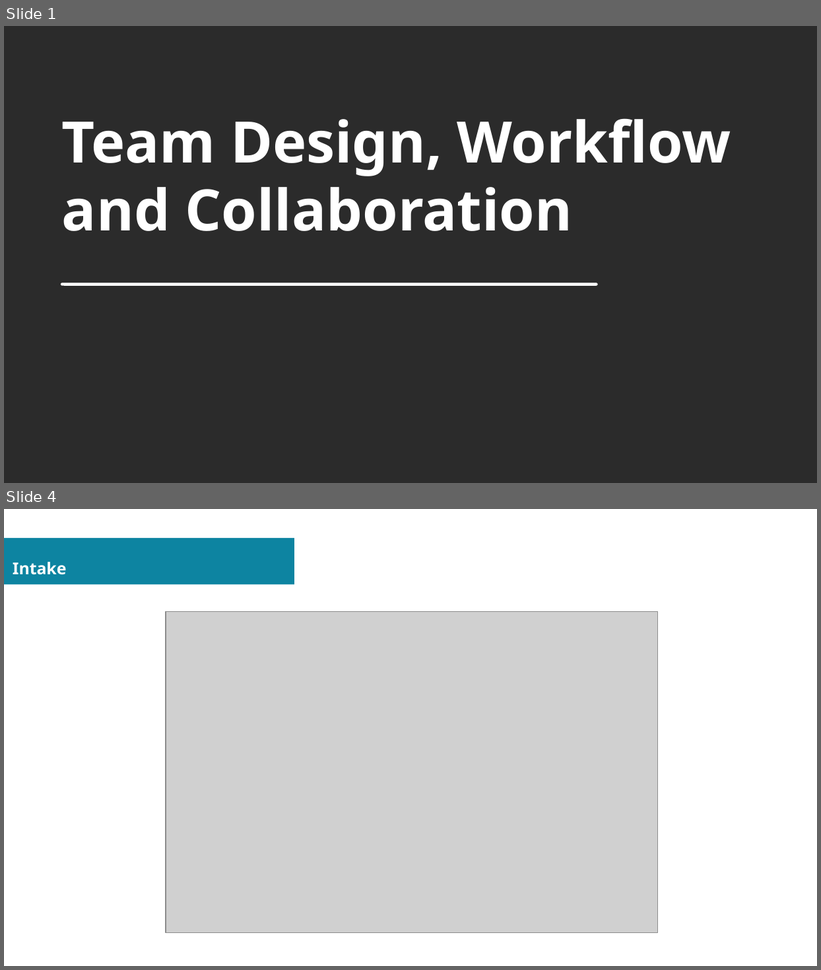
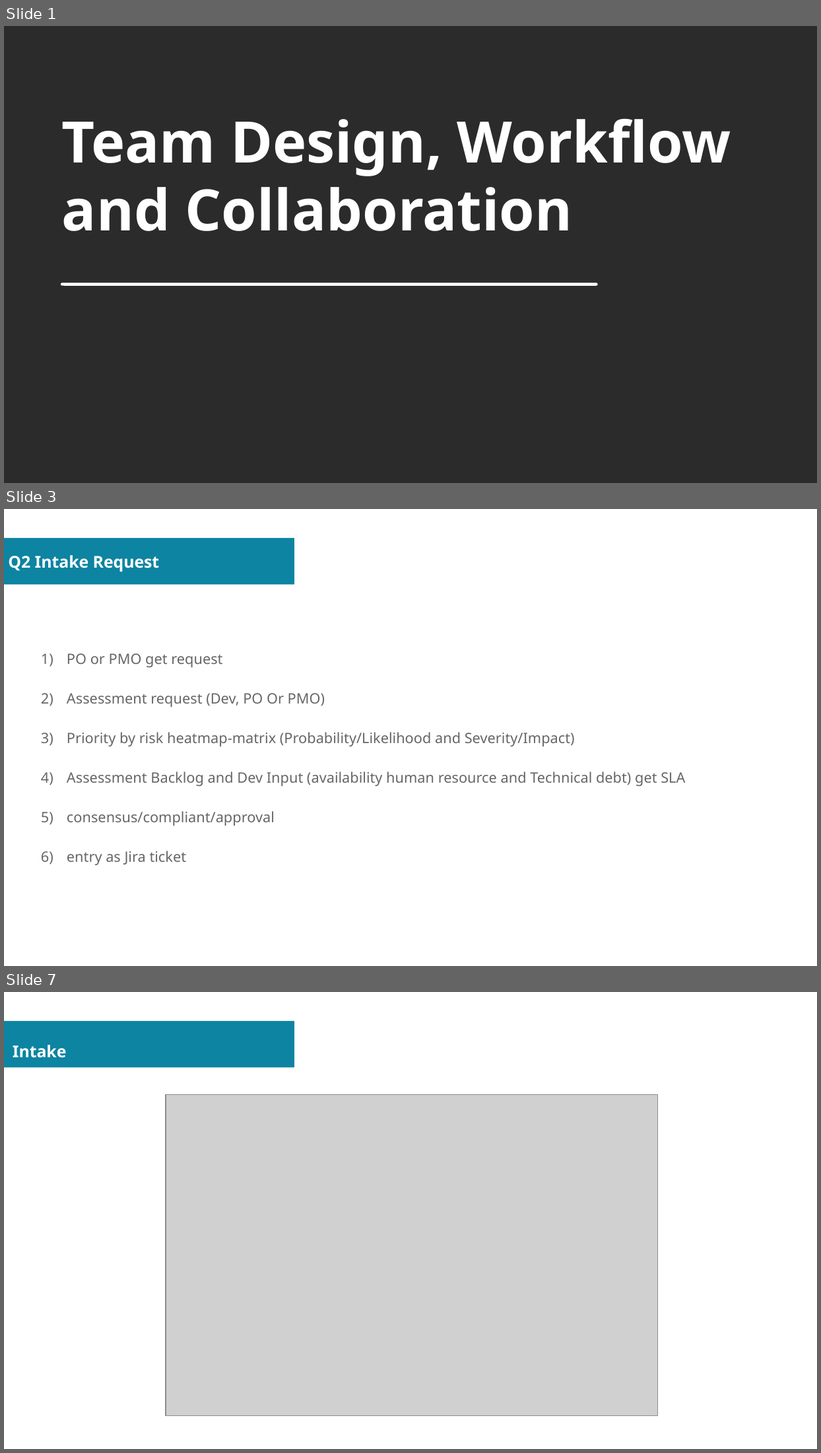
Before and after one commit to sovannotychea/ori-test, a slide deck: docs/01.odp. Shown one above the other, each under a label of ours: slides 1 and 4 before the commit, slides 1, 3 and 7 after it; the slides between them are not shown. The pictures are 821x970 and 821x1453 pixels, drawn with LibreOffice and Linux fonts; fonts in the diff are those of the drawing; grey boxes stand for pictures; background and template pictures are left out; a plain dark background stands for a picture behind light text. Boxes give left, top, right and bottom in pixels: in the first picture for what was removed or moved away, otherwise in the second. Text is boxed around its words. In the diff, an @@ line names an element or a change of style, - is before the commit and + after.

```diff
--- a/docs/01.odp
+++ b/docs/01.odp
@@ slide 3 added at (4, 509, 817, 966), background #FFFFFF; not listed: 1 template element that a slide beside it also shows @@
@@ title added at (8, 555, 160, 572), 16 pt, text #FFFFFF, bold @@
+Q2 Intake Request
@@ text added at (67, 654, 685, 826), 14 pt, text #666666 @@
+1) PO or PMO get request
+2) Assessment request (Dev, PO Or PMO)
+3) Priority by risk heatmap-matrix (Probability/Likelihood and Severity/Impact)
+4) Assessment Backlog and Dev Input (availability human resource and Technical debt) get SLA
+5) consensus/compliant/approval
+6) entry as Jira ticket
@@ what was slide 4 is now slide 7 @@
```
Also in this commit, not shown: 2 slides changed, 2 other slides added, 4 other files.
